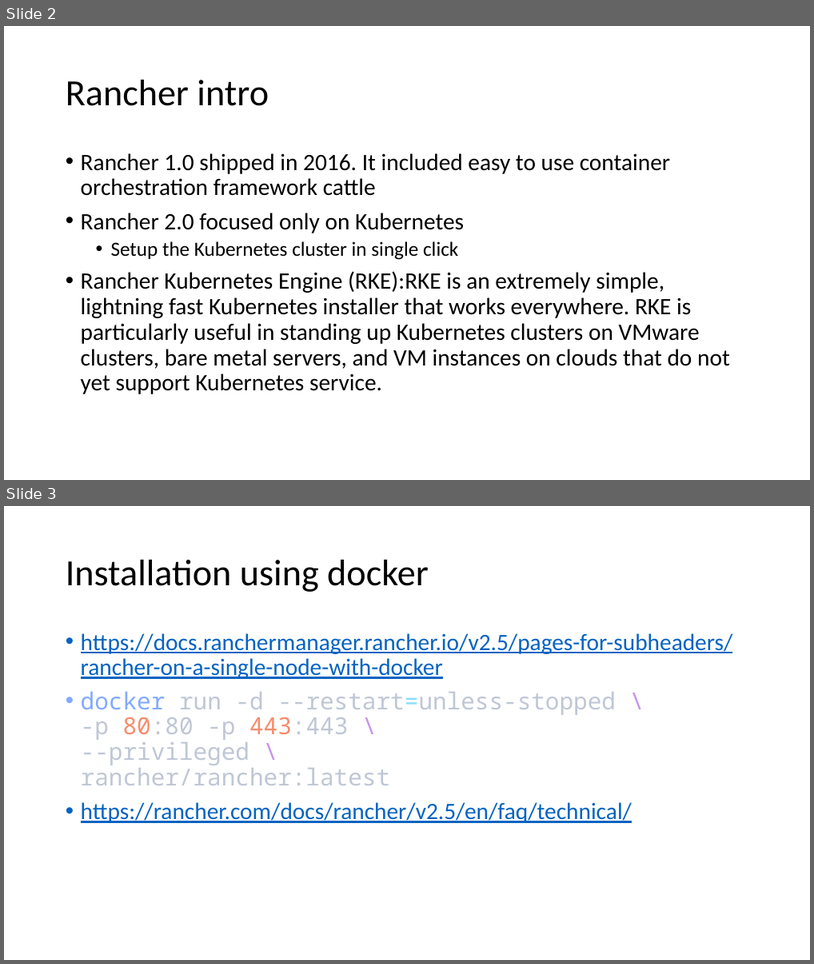
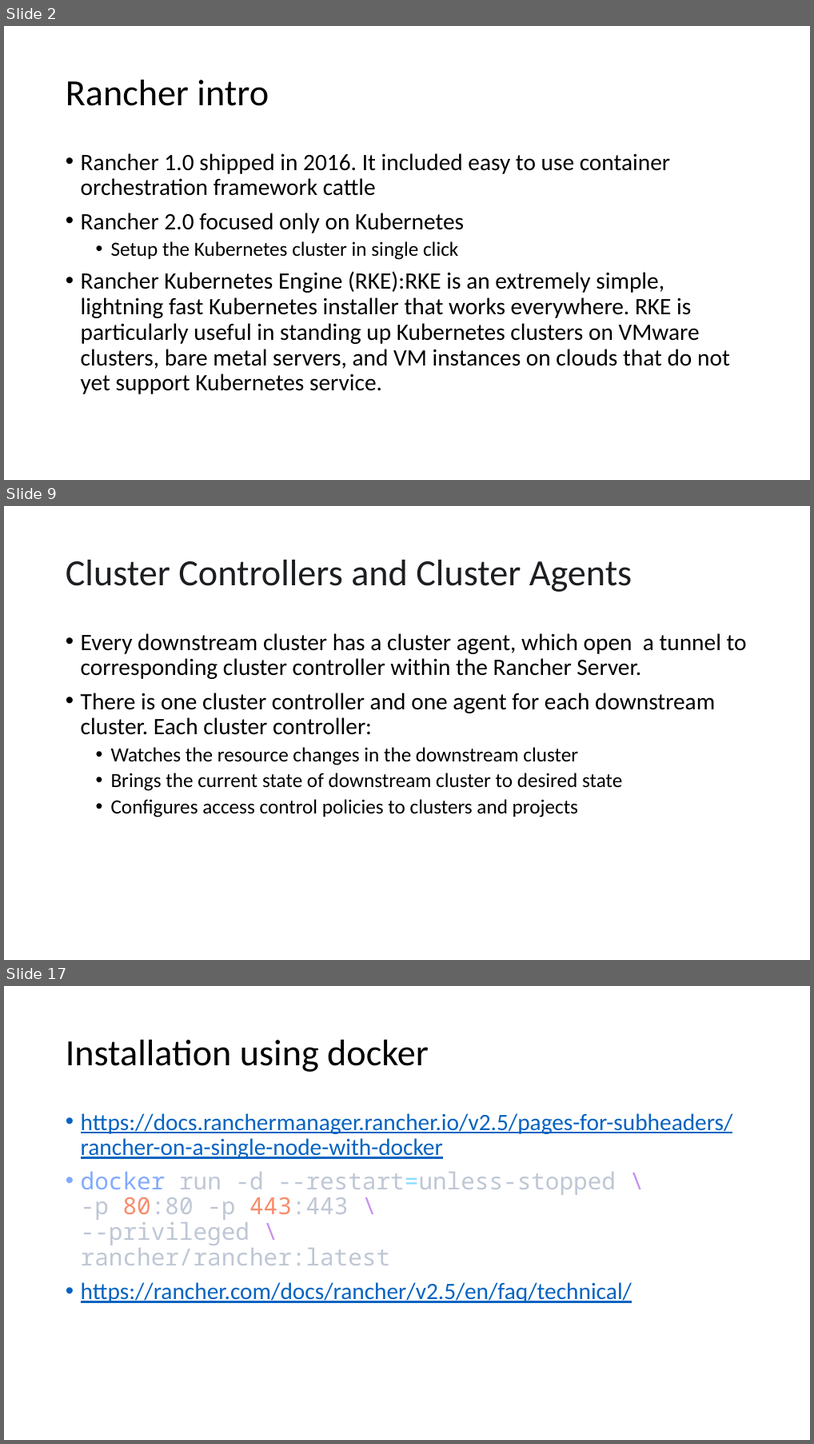
Before and after one commit to amitopenwriteup/my_proj, a slide deck: Rancher.pptx. Shown one above the other, each under a label of ours: slides 2 and 3 before the commit, slides 2, 9 and 17 after it; the slides between them are not shown. The pictures are 814x964 and 814x1444 pixels, drawn with LibreOffice and Linux fonts; fonts in the diff are those of the drawing. Boxes give left, top, right and bottom in pixels: in the first picture for what was removed or moved away, otherwise in the second. Text is boxed around its words. In the diff, an @@ line names an element or a change of style, - is before the commit and + after.

```diff
--- a/Rancher.pptx
+++ b/Rancher.pptx
@@ slide 9 added at bbox=[4, 506, 810, 960], background #FFFFFF @@
@@ title added at bbox=[66, 560, 632, 592], 44 pt, text #1C1E21 @@
+Cluster Controllers and Cluster Agents
@@ text added at bbox=[81, 633, 747, 817], 28 pt, text #000000 @@
+• Every downstream cluster has a cluster agent, which open a tunnel to corresponding cluster controller within the Rancher Server.
+• There is one cluster controller and one agent for each downstream cluster. Each cluster controller:
+  • Watches the resource changes in the downstream cluster
+  • Brings the current state of downstream cluster to desired state
+  • Configures access control policies to clusters and projects
@@ what was slide 3 is now slide 17 @@
```
Also in this commit, not shown: 1 slide changed, 20 other slides added, 4 other files.
